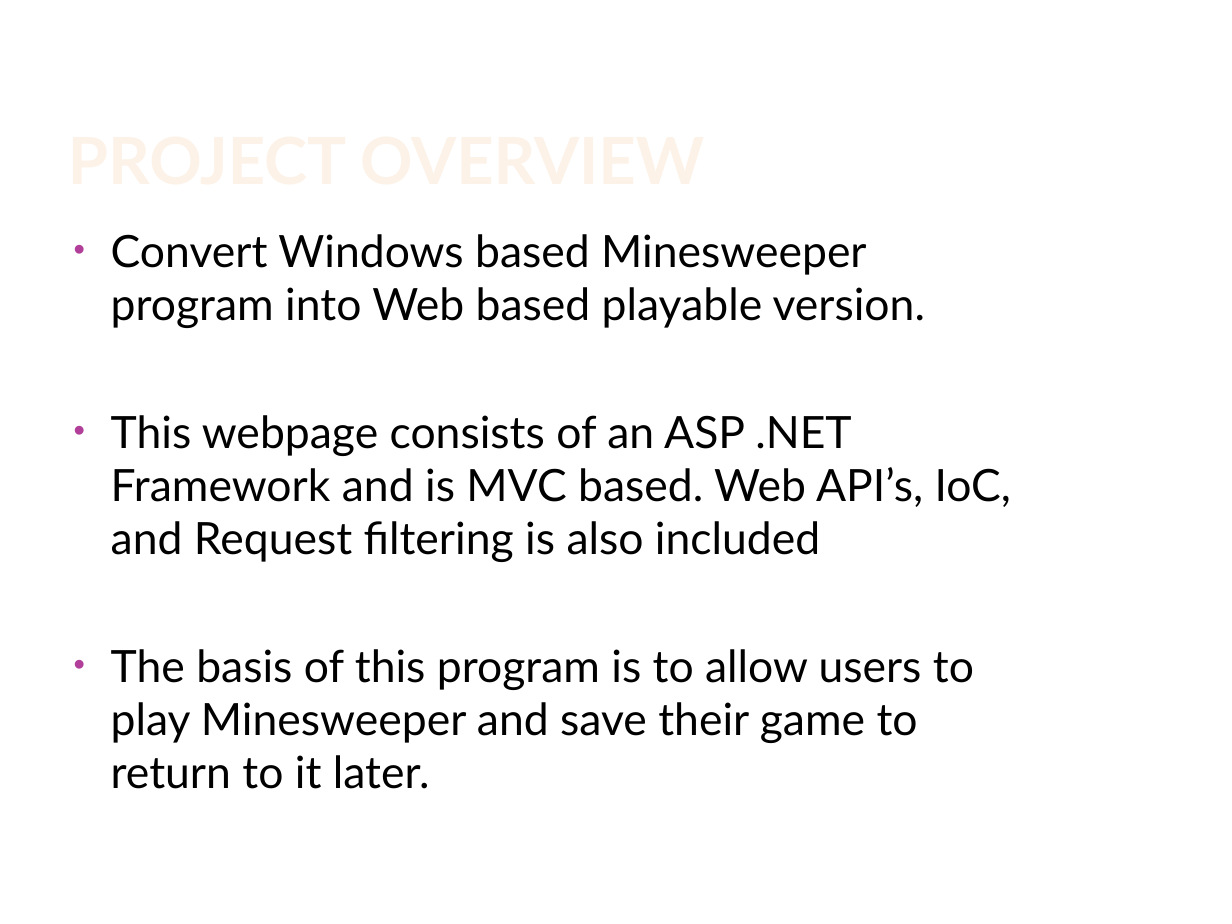
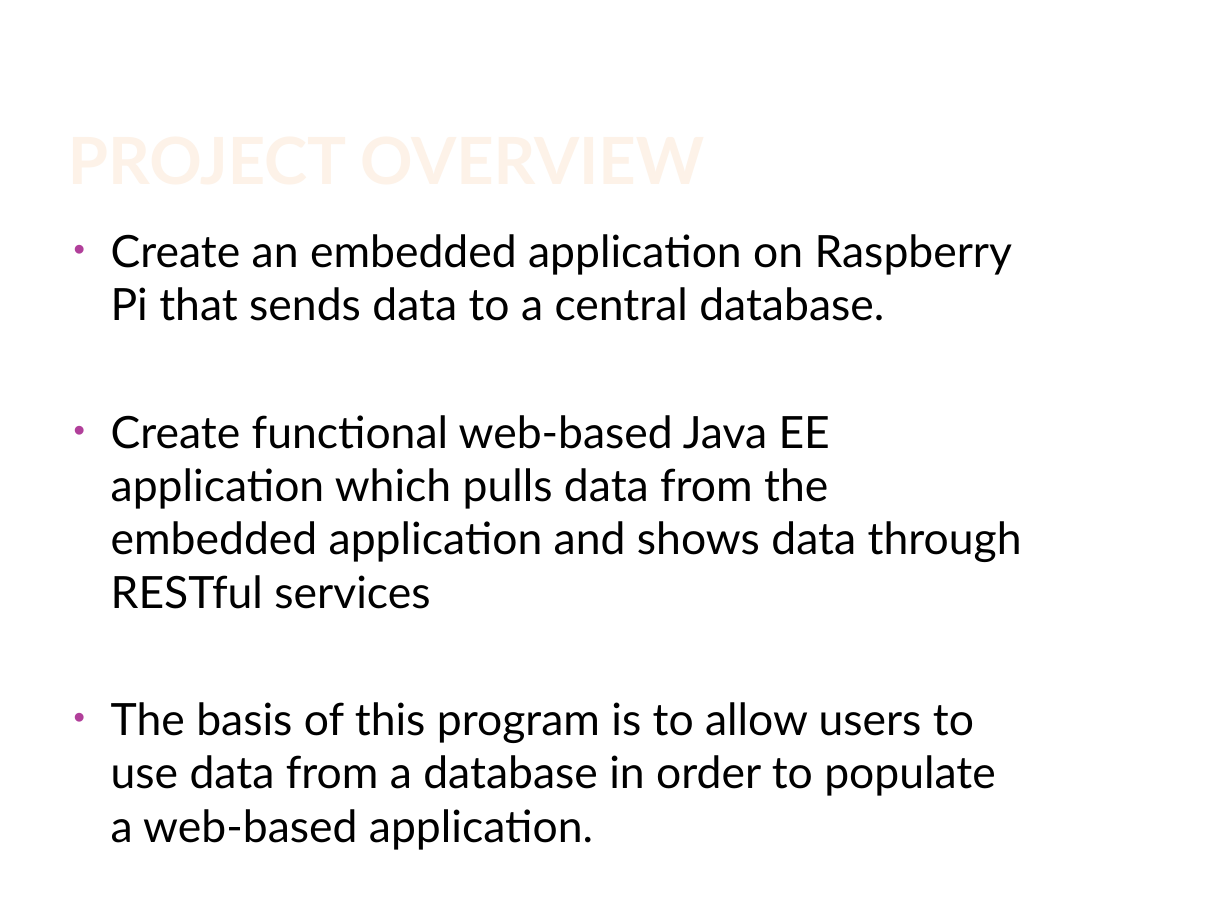
Before and after one commit to smoncavage/CST361_CLC_IoT, a slide deck: slide 2 of Milestone 7/CLCPowerPointPresentation.pptx. Drawn at 1232x924 pixels with LibreOffice and Linux fonts; fonts in the diff are those of the drawing; background and template pictures are left out. Boxes give left, top, right and bottom in pixels: in the first picture for what was removed or moved away, otherwise in the second. Text is boxed around its words. In the diff, an @@ line names an element or a change of style, - is before the commit and + after.

Commit message:
updated powerpoint presentation

```diff
--- a/Milestone 7/CLCPowerPointPresentation.pptx
+++ b/Milestone 7/CLCPowerPointPresentation.pptx
@@ text at <box>111,234,1022,850</box>: text changed @@
-• Convert Windows based Minesweeper program into Web based playable version.
-• This webpage consists of an ASP .NET Framework and is MVC based. Web API’s, IoC, and Request filtering is also included
-• The basis of this program is to allow users to play Minesweeper and save their game to return to it later.
+• Create an embedded application on Raspberry Pi that sends data to a central database.
+• Create functional web-based Java EE application which pulls data from the embedded application and shows data through RESTful services
+• The basis of this program is to allow users to use data from a database in order to populate a web-based application.
```
Also in this commit, not shown: 3 other slides changed, 3 slides added, 2 slides removed, 7 other files.
